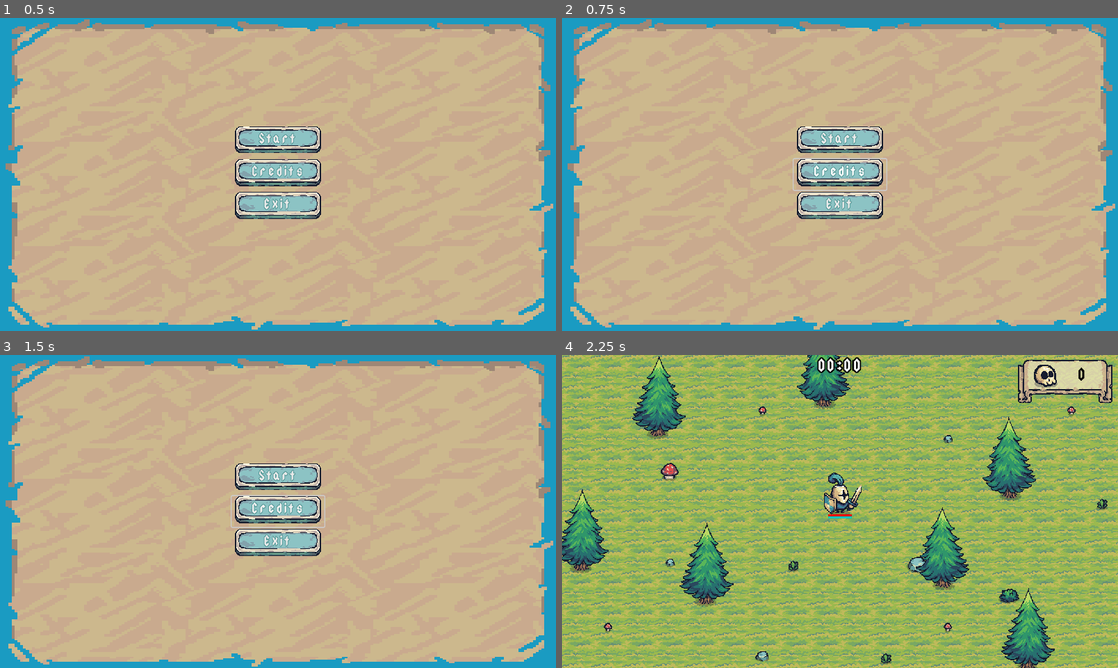
Above: before the commit, frames 1-4 (two rows, left to right).
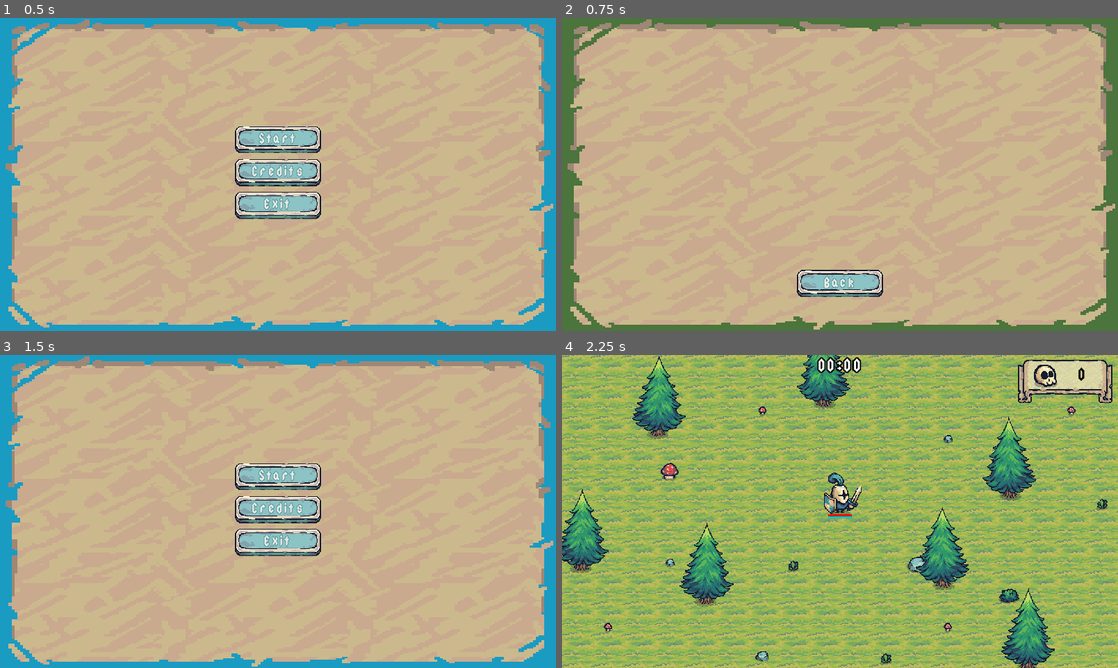
Above: after the commit, the same moments.

Repository: GracilianoOG/godot-dio-tiny-swords
Game: Godot game, scene res://ui/game_menu.tscn
Two runs of this game, one before a commit and one after it. Both use one fixed random seed, a clock stepped at 60 frames per second and the inputs below.
Inputs (mouse positions are in pixels of both pictures, inside the frame that each line leads up to):
- Up to frame 1 (0.5 s): no input
- Up to frame 2 (0.75 s): click "Credits" at 0.5 s
- Up to frame 3 (1.5 s): click (278, 621) at 1.25 s, where only the run after the commit has a clickable "Back"
- Up to frame 4 (2.25 s): click "Start" at 2 s

Frame 1 is identical in both runs. In frame 2, 15% of the frame differs, in the area x 0-100%, y 0-100%; in frame 3, 0.2%; in frame 4, nothing differs.

Commit message:
Add script to go to the credits scene

Diff:
--- a/ui/game_menu.gd
+++ b/ui/game_menu.gd
@@ -8,3 +8,7 @@
 func _on_start_btn_pressed():
 	GameManager.reset()
 	get_tree().change_scene_to_file("res://main.tscn")
+
+
+func _on_credits_btn_pressed():
+	get_tree().change_scene_to_file("res://ui/game_credits.tscn")
--- a/ui/game_menu.tscn
+++ b/ui/game_menu.tscn
@@ -68,4 +68,5 @@
 text = "Exit"
 
 [connection signal="pressed" from="Container/HBoxContainer/VBoxContainer/StartBtn" to="." method="_on_start_btn_pressed"]
+[connection signal="pressed" from="Container/HBoxContainer/VBoxContainer/CreditsBtn" to="." method="_on_credits_btn_pressed"]
 [connection signal="pressed" from="Container/HBoxContainer/VBoxContainer/ExitBtn" to="." method="_on_exit_btn_pressed"]
